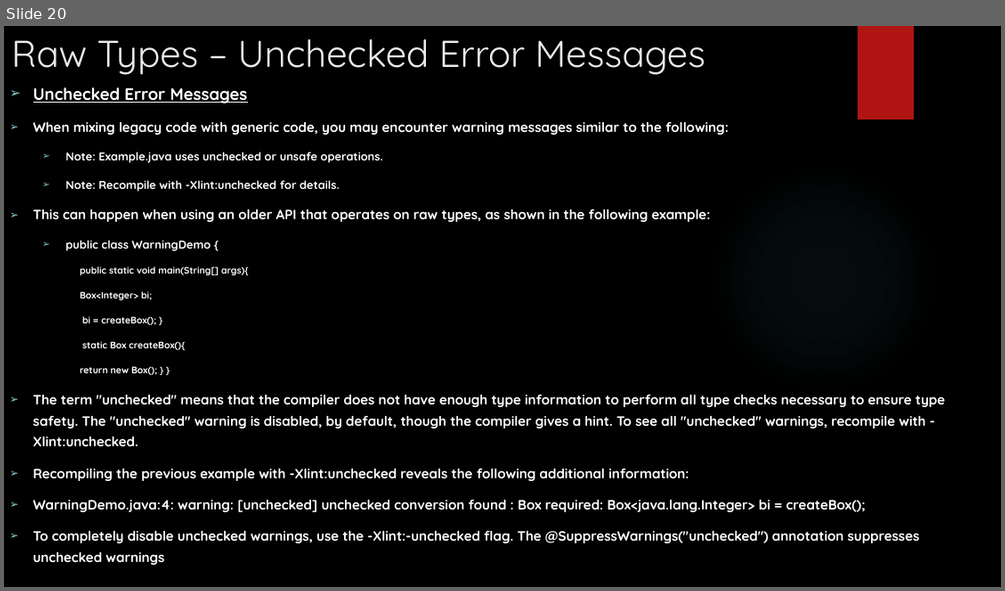
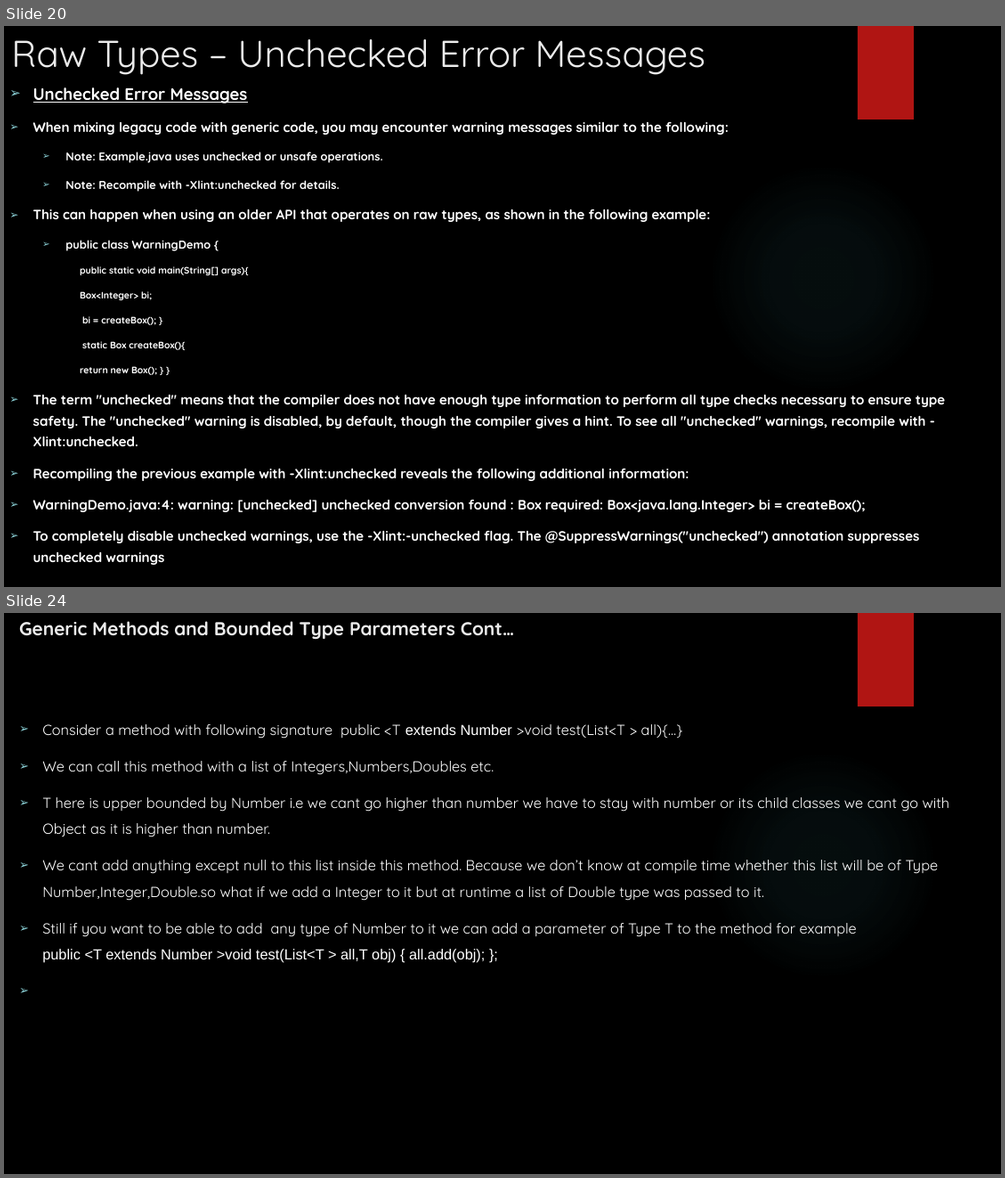
Before and after one commit to rudhrainfogain/JavaGenerics, a slide deck: src/main/resources/JavaGenerics.pptx. Shown one above the other, each under a label of ours: slide 20 before the commit, slides 20 and 24 after it; the slides between them are not shown. The pictures are 1005x591 and 1005x1178 pixels, drawn with LibreOffice and Linux fonts; fonts in the diff are those of the drawing; background and template pictures are left out. Boxes give left, top, right and bottom in pixels: in the first picture for what was removed or moved away, otherwise in the second. Text is boxed around its words. In the diff, an @@ line names an element or a change of style, - is before the commit and + after.

Commit message:
Added More examples

```diff
--- a/src/main/resources/JavaGenerics.pptx
+++ b/src/main/resources/JavaGenerics.pptx
@@ slide 24 added at [4,613,1001,1174], background picture (left out); not listed: 2 template elements that a slide beside it also shows @@
@@ title added at [19,621,514,639], 18 pt, text #EBEBEB, bold @@
+Generic Methods and Bounded Type Parameters Cont…
@@ text added at [42,724,950,963], 14 pt, text #FFFFFF @@
+➢ Consider a method with following signature public <T extends Number >void test(List<T > all){…}
+➢ We can call this method with a list of Integers,Numbers,Doubles etc.
+➢ T here is upper bounded by Number i.e we cant go higher than number we have to stay with number or its child classes we cant go with Object as it is higher than number.
+➢ We cant add anything except null to this list inside this method. Because we don’t know at compile time whether this list will be of Type Number,Integer,Double.so what if we add a Integer to it but at runtime a list of Double type was passed to it.
+➢ Still if you want to be able to add any type of Number to it we can add a parameter of Type T to the method for example public <T extends Number >void test(List<T > all,T obj) { all.add(obj); };
```
Also in this commit, not shown: 4 slides changed, 14 other files.
